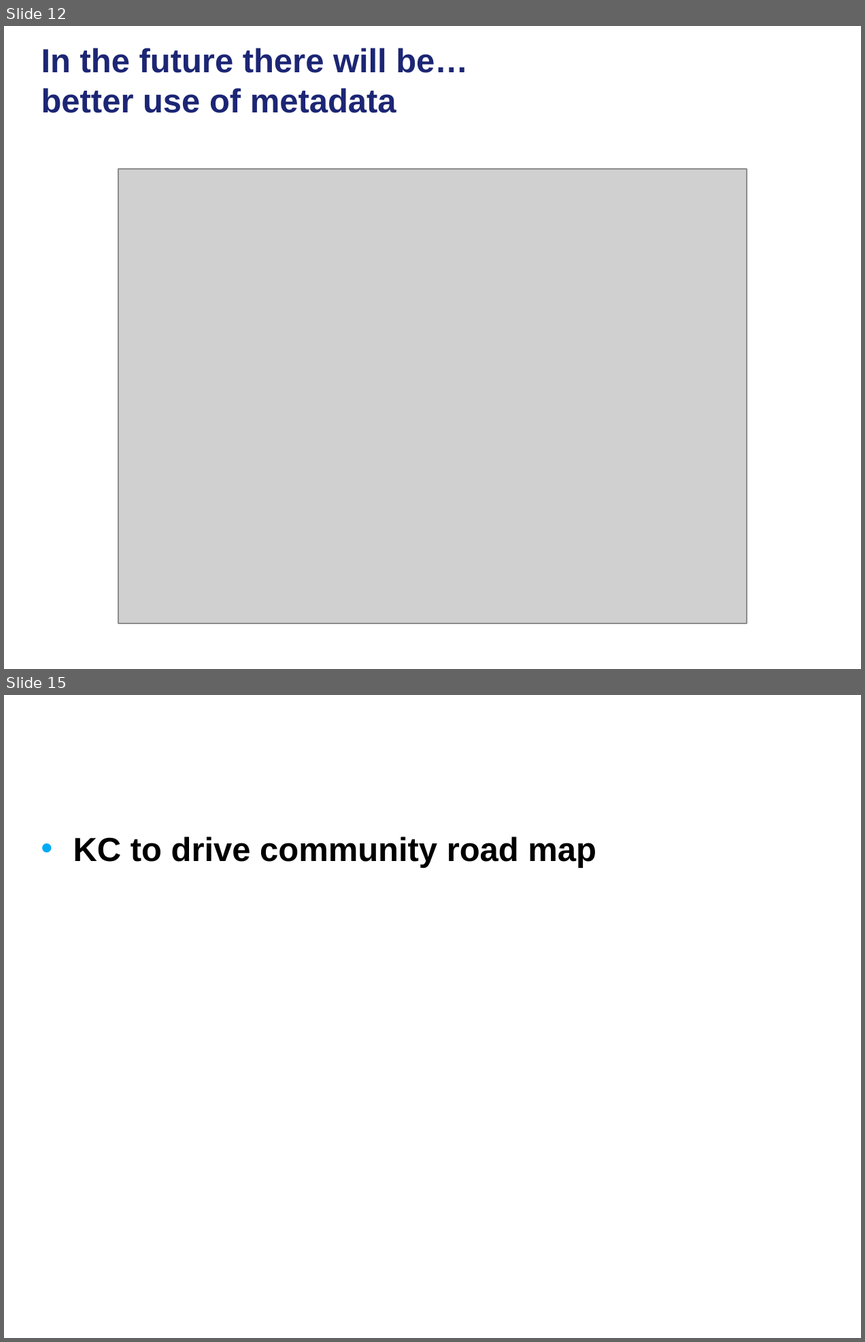
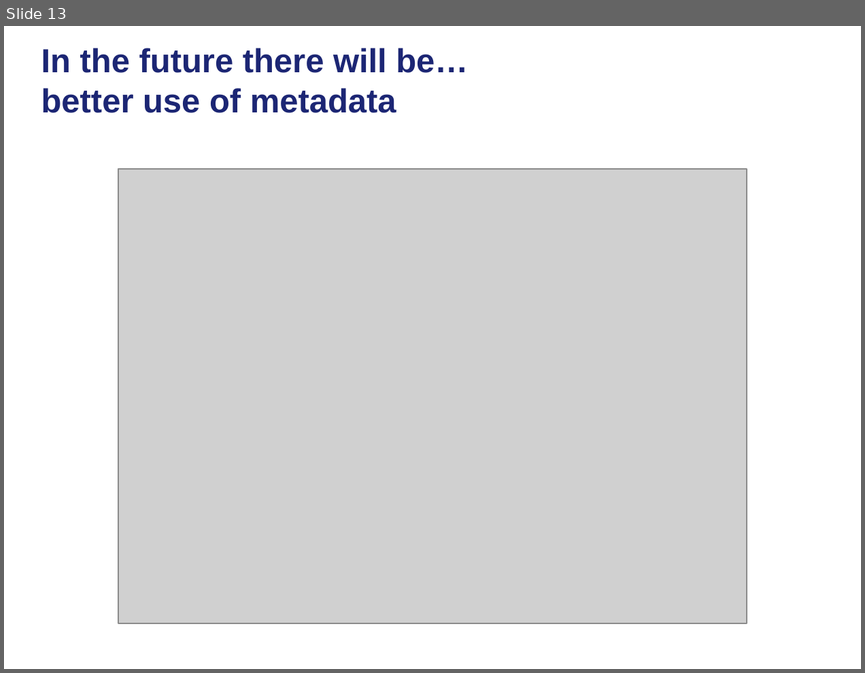
Before and after one commit to NCIP/cagrid-docs, a slide deck: presentations/200810_VCDE_ARCH/20081028_Arch_VCDE_caGrid_Future.ppt. Shown one above the other, each under a label of ours: slides 12 and 15 before the commit, slide 13 after it; the slides between them are not shown. The pictures are 865x1342 and 865x673 pixels, drawn with LibreOffice and Linux fonts; fonts in the diff are those of the drawing; grey boxes stand for pictures; background and template pictures are left out. Boxes give left, top, right and bottom in pixels: in the first picture for what was removed or moved away, otherwise in the second. Text is boxed around its words. In the diff, an @@ line names an element or a change of style, - is before the commit and + after.

```diff
--- a/presentations/200810_VCDE_ARCH/20081028_Arch_VCDE_caGrid_Future.ppt
+++ b/presentations/200810_VCDE_ARCH/20081028_Arch_VCDE_caGrid_Future.ppt
@@ slide 15 removed at (4,695,861,1338), background picture (left out) @@
@@ text removed at (73,836,596,868) @@
-• KC to drive community road map
@@ what was slide 12 is now slide 13 @@
```
Also in this commit, not shown: 2 slides changed, 5 slides added, 2 other slides removed.
